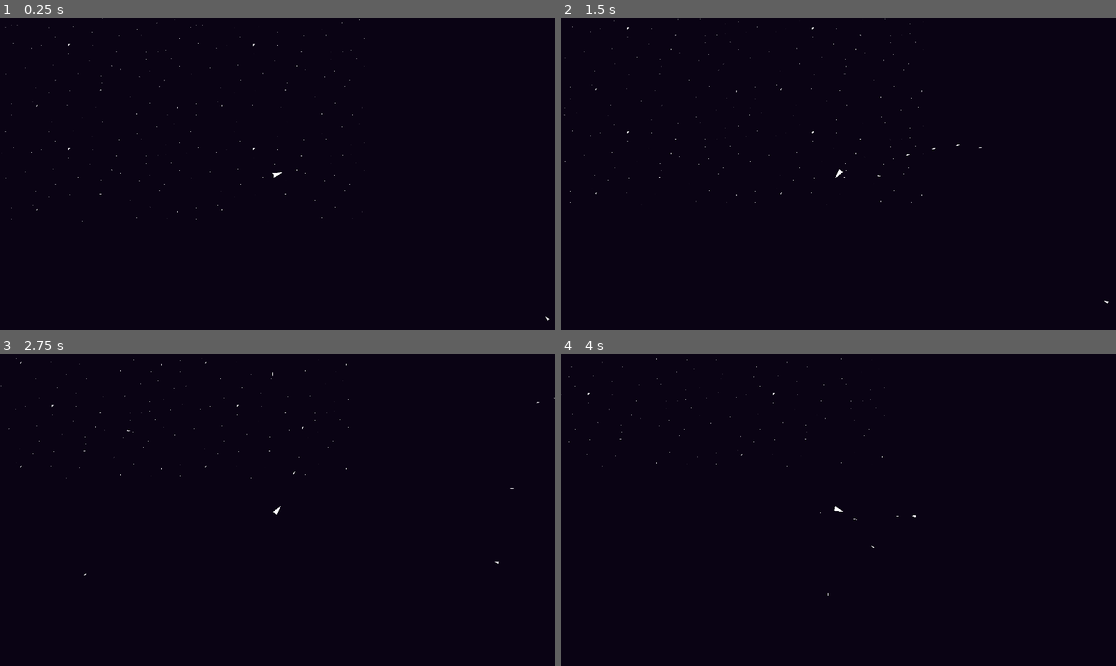
Above: before the commit, frames 1-4 (two rows, left to right).
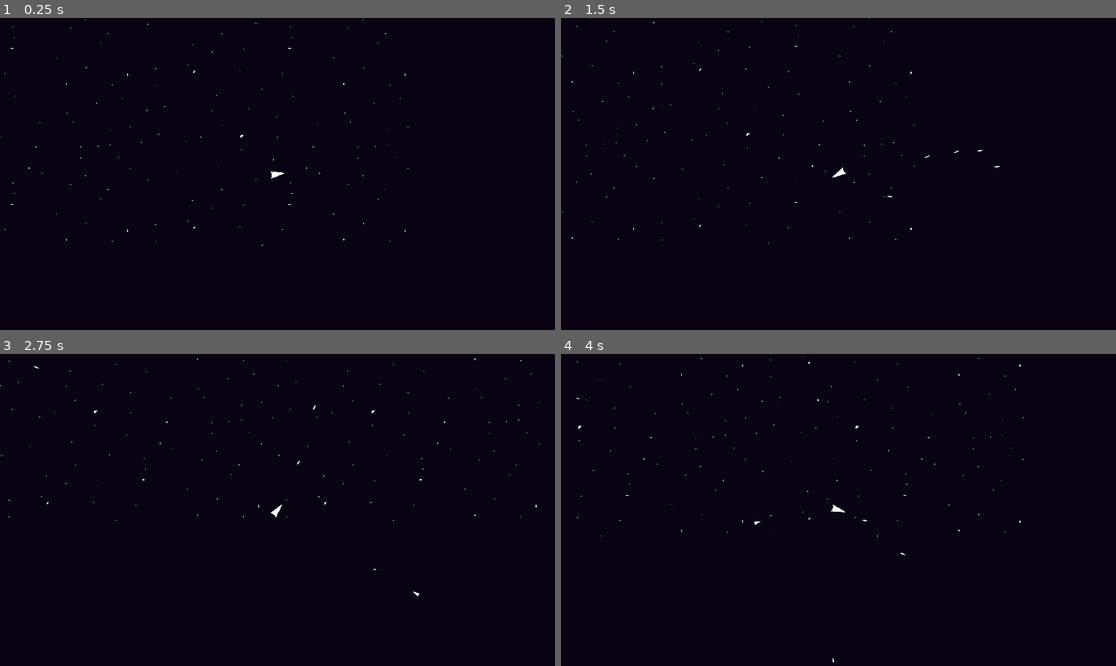
Above: after the commit, the same moments.

Repository: BloopHD/IntoTheVoid
Game: Godot game, scene res://scenes/world/world.tscn
Two runs of this game, one before a commit and one after it. Both use one fixed random seed, a clock stepped at 60 frames per second and the inputs below.
Inputs (mouse positions are in pixels of both pictures, inside the frame that each line leads up to):
- Up to frame 1 (0.25 s): no input
- Up to frame 2 (1.5 s): move the mouse to (960, 158) at 0.52 s; press the mouse at (960, 158) at 0.53 s; hold D (right, bound only before the commit) 0.53-1.28 s; right-click (960, 158) at 0.8 s; move the mouse to (727, 189) at 1.27 s; release the mouse at (727, 189) at 1.28 s; hold S (backward, bound only before the commit) from 1.28 s (still down); right-click (727, 189) at 1.35 s
- Up to frame 3 (2.75 s): click (166, 525) at 1.55 s; move the mouse to (333, 441) at 2.02 s; release S (backward, bound only before the commit) at 2.03 s; press the mouse at (333, 441) at 2.03 s; hold D (right, bound only before the commit) from 2.03 s (still down); right-click (333, 441) at 2.3 s
- Up to frame 4 (4 s): move the mouse to (810, 572) at 2.77 s; release D (right, bound only before the commit) at 2.78 s; release the mouse at (810, 572) at 2.78 s; hold W (forward, bound only before the commit) 2.78-3.53 s; right-click (810, 572) at 2.85 s; click (810, 572) at 3.05 s; move the mouse to (1005, 556) at 3.52 s; press the mouse at (1005, 556) at 3.53 s; hold A (left, bound only before the commit) from 3.53 s (still down); right-click (1005, 556) at 3.8 s

The runs differ from the first frame. In frame 1, 0.2% of the frame differs, in the area x 0-99%, y 0-98%; in frame 2, 0.2%, in the area x 0-99%, y 0-92%; in frame 3, 0.2%; in frame 4, 0.2%.

Commit message:
Player Movement Feeling GOOD.
Player Movement functions have all been updated to use lerp functions.

Controller support added.
- Player will now face the direction they are moving if the right stick is not being used.

Finally feels good!

Next Ideas:
Player Health & Shield
Enemy Health & Shield

Diff:
--- a/project.godot
+++ b/project.godot
@@ -29,6 +29,7 @@
 "primary action"={
 "deadzone": 0.5,
 "events": [Object(InputEventMouseButton,"resource_local_to_scene":false,"resource_name":"","device":-1,"window_id":0,"a …(256 unchanged characters)…
+, Object(InputEventJoypadMotion,"resource_local_to_scene":false,"resource_name":"","device":-1,"axis":5,"axis_value":1.0,"script":null)
 ]
 }
 "secondary action"={
@@ -36,33 +37,49 @@
 "events": [Object(InputEventMouseButton,"resource_local_to_scene":false,"resource_name":"","device":-1,"window_id":0,"a …(258 unchanged characters)…
 ]
 }
-forward={
+move_up={
 "deadzone": 0.5,
 "events": [Object(InputEventKey,"resource_local_to_scene":false,"resource_name":"","device":-1,"window_id":0,"alt_press …(192 unchanged characters)…
 , Object(InputEventJoypadMotion,"resource_local_to_scene":false,"resource_name":"","device":-1,"axis":1,"axis_value":-1.0,"script":null)
 ]
 }
-backward={
+move_down={
 "deadzone": 0.5,
 "events": [Object(InputEventKey,"resource_local_to_scene":false,"resource_name":"","device":-1,"window_id":0,"alt_press …(192 unchanged characters)…
 , null, Object(InputEventJoypadMotion,"resource_local_to_scene":false,"resource_name":"","device":-1,"axis":1,"axis_value":1.0,"script":null)
 ]
 }
-right={
+move_right={
 "deadzone": 0.5,
 "events": [Object(InputEventKey,"resource_local_to_scene":false,"resource_name":"","device":-1,"window_id":0,"alt_press …(192 unchanged characters)…
 , Object(InputEventJoypadMotion,"resource_local_to_scene":false,"resource_name":"","device":-1,"axis":0,"axis_value":1.0,"script":null)
 ]
 }
-left={
+move_left={
 "deadzone": 0.5,
 "events": [Object(InputEventKey,"resource_local_to_scene":false,"resource_name":"","device":-1,"window_id":0,"alt_press …(191 unchanged characters)…
 , Object(InputEventJoypadMotion,"resource_local_to_scene":false,"resource_name":"","device":-1,"axis":0,"axis_value":-1.0,"script":null)
 ]
 }
-right_axis={
+aim_up={
 "deadzone": 0.5,
-"events": []
+"events": [Object(InputEventJoypadMotion,"resource_local_to_scene":false,"resource_name":"","device":-1,"axis":3,"axis_value":-1.0,"script":null)
+]
+}
+aim_down={
+"deadzone": 0.5,
+"events": [Object(InputEventJoypadMotion,"resource_local_to_scene":false,"resource_name":"","device":-1,"axis":3,"axis_value":1.0,"script":null)
+]
+}
+aim_right={
+"deadzone": 0.5,
+"events": [Object(InputEventJoypadMotion,"resource_local_to_scene":false,"resource_name":"","device":-1,"axis":2,"axis_value":1.0,"script":null)
+]
+}
+aim_left={
+"deadzone": 0.5,
+"events": [Object(InputEventJoypadMotion,"resource_local_to_scene":false,"resource_name":"","device":-1,"axis":2,"axis_value":-1.0,"script":null)
+]
 }
 
 [layer_names]
--- a/scenes/crosshairs/crosshair.tscn
+++ b/scenes/crosshairs/crosshair.tscn
@@ -7,4 +7,5 @@
 script = ExtResource("1_bgqtx")
 
 [node name="Sprite2D" type="Sprite2D" parent="."]
+scale = Vector2(2, 2)
 texture = ExtResource("1_bwtqj")
--- a/scenes/laser/laser.gd
+++ b/scenes/laser/laser.gd
@@ -9,15 +9,15 @@
 
 var force_direction: Vector2 = Vector2()
 
-var curr_speed: float:
+var player_speed: float:
 	set(value):
-		curr_speed = value
+		player_speed = value
 
 
 func _physics_process(delta) -> void:
 
 	force_direction = movement_vector.rotated(rotation)
-	global_position += force_direction * (speed + curr_speed) * delta
+	global_position += force_direction * (speed + player_speed) * delta
 
 
 func _on_body_entered(body:Node2D) -> void:
--- a/scenes/player/player.gd
+++ b/scenes/player/player.gd
@@ -2,43 +2,103 @@
 
 signal laser_shot(laser)
 
-@export var max_speed: int = 500
-@export var rotation_speed: int = 250
-@export var reverse_speed_multiplier: float = 0.75
-@export var strafe_speed_multiplier: float = 0.75
-@export var accel: int = 500
-@export var friction: int = 100
+@export var forward_speed: int = 1000
+@export var reverse_and_strafe_speed: int = 750
+@export var rotational_speed: float = 150
+@export var rotational_accel: float = 15
+@export var forward_accel: float = 75
+@export var reverse_and_strafe_accel: float = 65
+@export var friction: float = 50
 
-
-@onready var muzzle: Marker2D = $LaserMarkers/LaserMarker
+@onready var Muzzle: Marker2D = $LaserMarkers/LaserMarker
+@onready var Crosshair: Node = $Crosshair
 
 var laser_scene: PackedScene = preload("res://scenes/laser/laser.tscn")
 
 const NINETY_DEGREES: int = 90
 const NINETY_DEGREES_RAD: float = 1.5708
 const FULL_SPEED_MULTI: float = 1.0
+const ONE_HUNDRED: int = 100
+
+var move_vector: Vector2 = Vector2.ZERO
+var aim_vector: Vector2 = Vector2.ZERO
 
 var using_m_and_k: bool = false
 var can_shoot: bool = true
+
+var previous_aim_vector: Vector2 = Vector2.ZERO
 
 var curr_speed: float:
 	get:
 		return velocity.length()
 
+
 func _input(event: InputEvent) -> void:
-	check_input_type(event)
+
+	set_input_type(event)
+
 
 func _process(_delta) -> void:
 
-	check_input()
+	check_for_input()
 
 
-func _physics_process(delta) -> void:
+func _physics_process(delta: float) -> void:
 
 	player_movement(delta)
-	#player_move(delta)
+	player_rotation(get_player_rotation_angle())
+#	handle_crosshair(delta)
+	print(curr_speed)
 
-func check_input_type(event: InputEvent) -> void:
+
+# Movment function.
+func player_movement(delta: float) -> void:
+
+	var current_forward_angle: float = rad_to_deg(move_vector.angle_to(aim_vector))
+	var forward_angle_max: float = 30
+
+	# If the player is moving.
+	if move_vector > Vector2.ZERO || move_vector < Vector2.ZERO:
+		if current_forward_angle < forward_angle_max && current_forward_angle > -forward_angle_max:
+			# Moving the direction player is facing.
+			velocity = lerp(velocity, move_vector * forward_speed, delta * forward_accel / ONE_HUNDRED)
+		else:
+			# Moving sideways or backwards.
+			velocity = lerp(velocity, move_vector * reverse_and_strafe_speed, delta * reverse_and_strafe_accel / ONE_HUNDRED)
+	else:
+		# Slowing player down.
+		velocity = lerp(velocity, Vector2.ZERO, delta * friction / ONE_HUNDRED)
+
+	move_and_slide()
+
+
+# This function rotates the player.
+func player_rotation(angle: float) -> void:
+
+	print(rotational_speed/ONE_HUNDRED)
+	rotation_degrees = rad_to_deg(lerp_angle(global_rotation, angle, rotational_accel / ONE_HUNDRED))
+
+
+# This function gets the angle the player is facing.
+func get_player_rotation_angle() -> float:
+
+	var angle: float = 0.0
+
+	# If the player is aiming, use the aim vector to determine the direction the player faces.
+	if aim_vector != Vector2.ZERO:
+		angle = aim_vector.angle() + NINETY_DEGREES_RAD
+		# If the player is not aiming but moving, use the move vector to determine the direction the player faces.
+	elif move_vector != Vector2.ZERO:
+		angle = move_vector.angle() + NINETY_DEGREES_RAD
+	# If the player is not moving or aiming, use the previous aim vector to determine the direction the player faces.
+	else:
+		angle = previous_aim_vector.angle() + NINETY_DEGREES_RAD
+
+	return angle
+
+
+# This function checks the type of input the player is using.
+func set_input_type(event: InputEvent) -> void:
 
 	if event is InputEventMouseMotion or event is InputEventMouseButton:
 		using_m_and_k = true
@@ -46,176 +106,78 @@
 	if event is InputEventJoypadMotion or event is InputEventJoypadButton:
 		using_m_and_k = false
 
-func check_input() -> void:
+
+# This function checks for player game input.
+func check_for_input() -> void:
+
+	check_for_weapons_fired()
+	move_vector = get_move_input()
+	aim_vector = get_aim_input()
+	save_aim_vector()
+
+
+# This function saves the current aim vevtor or move vector to allow us to keep the player
+# facing the same direction when they stop moving.
+func save_aim_vector() -> void:
+
+	# If the player is aiming, save the aim vector.
+	if aim_vector != Vector2.ZERO:
+		previous_aim_vector = aim_vector
+		# If the player is not aiming but moving, save the move vector.
+	elif move_vector != Vector2.ZERO:
+		previous_aim_vector = move_vector
+
+
+# This function checks if the player has fired a weapon.
+func check_for_weapons_fired() -> void:
 
 	if Input.is_action_pressed("primary action") and can_shoot:
-
 		shoot_laser()
 		can_shoot = false
 		$LaserTimer.start()
 
 	elif Input.is_action_pressed("secondary action"):
 		pass
-		#print("boom")
+	#print("boom")
 
 
-func get_thrust() -> float:
+# This function gets the move input from the player.
+func get_move_input() -> Vector2:
 
-	var thrust: float = Input.get_action_strength("forward")
-
-	var thrust_all: Vector2 = Input.get_vector("left", "right", "backward", "forward")
-
-	print(thrust_all)
-
-	return thrust
-
-func get_movement() -> Vector2:
-
-	return Input.get_vector("left", "right", "forward", "backward")
+	return Input.get_vector("move_left", "move_right", "move_up", "move_down")
 
 
-# View based movment function
-func player_movement(delta) -> void:
+# This function gets the aim input from the player.
+func get_aim_input() -> Vector2:
 
-	var input_vector: Vector2 = get_movement()
-	var look_dir: Vector2 = player_rotation()
+	var aim_input: Vector2 = Vector2.ZERO
 
-	input_vector.y = -input_vector.y
+	# If the player is using a mouse and keyboard, get the aim input from the mouse position.
+	if using_m_and_k:
+		aim_input = (get_global_mouse_position() - position).normalized()
+		# If the player is using a controller, get the aim input from the controller.
+	else:
+		aim_input = Input.get_vector("aim_left", "aim_right", "aim_up", "aim_down")
 
-	var thrust: float = input_vector.y
-	var strafe: float = input_vector.x
-
-	# Thrusting
-	if thrust >= 0.001:
-		var new_velocity: Vector2 = velocity
-		velocity = activate_thrusters(delta, thrust, Vector2(0,-1), new_velocity, FULL_SPEED_MULTI)
-
-	elif thrust <= -0.001:
-		var new_velocity: Vector2 = velocity
-		new_velocity = activate_thrusters(delta, thrust, Vector2(0,-1), new_velocity, reverse_speed_multiplier)
-
-		if new_velocity.length() > velocity.length():
-			velocity = new_velocity
-
-		else:
-			print("here")
-			deactivate_thrusters(delta)
-
-	else:
-		deactivate_thrusters(delta)
-
-	# Strafing
-	if strafe >= 0.001 || strafe <= -0.001:
-		var strafe_power: float = (strafe * accel * delta)
-		var right_left: Vector2 = Vector2(-look_dir.y, look_dir.x)
-		var strafe_velocity: Vector2 = right_left * strafe_power
-		velocity += strafe_velocity.limit_length(max_speed * strafe_speed_multiplier)
-
-	else:
-		deactivate_thrusters(delta)
-
-	move_and_slide()
+	return aim_input
 
 
-# Ship based movement function.
-func player_move(delta) -> void:
+func shoot_laser() -> void:
 
-	var input_vector: Vector2 = get_movement()
-	var look_dir: Vector2 = player_rotation()
-
-	input_vector.y = -input_vector.y
-
-	var thrust: float = input_vector.y
-	var strafe: float = input_vector.x
-
-	# Thrusting
-	if thrust >= 0.001:
-		var new_velocity: Vector2 = velocity
-		velocity = activate_thrusters(delta, thrust, look_dir, new_velocity, FULL_SPEED_MULTI)
-
-	elif thrust <= -0.001:
-		var new_velocity: Vector2 = velocity
-		new_velocity = activate_thrusters(delta, thrust, look_dir, new_velocity, reverse_speed_multiplier)
-
-		if new_velocity.length() > velocity.length():
-			velocity = new_velocity
-
-		else:
-			deactivate_thrusters(delta)
-
-	else:
-		deactivate_thrusters(delta)
-
-	# Strafing
-	if strafe >= 0.001 || strafe <= -0.001:
-		var strafe_power: float = (strafe * accel * delta)
-		var right_left: Vector2 = Vector2(-look_dir.y, look_dir.x)
-		var strafe_velocity: Vector2 = right_left * strafe_power
-		velocity += strafe_velocity.limit_length(max_speed * strafe_speed_multiplier)
-
-	else:
-		deactivate_thrusters(delta)
-
-	move_and_slide()
-
-func activate_thrusters(delta, thrust: float, look_dir: Vector2, new_velocity: Vector2, multiplier: float) ->  Vector2:
-
-	var thrust_power: float = (thrust * accel * delta)
-	var thrust_velocity: Vector2 = look_dir * thrust_power
-
-	new_velocity += thrust_velocity
-	new_velocity = new_velocity.limit_length(max_speed * multiplier)
-
-	return new_velocity
+	var laser: Area2D = laser_scene.instantiate()
+	laser.global_position = Muzzle.global_position
+	laser.rotation = rotation
+	laser.player_speed = curr_speed
+	emit_signal("laser_shot", laser)
 
 
-func deactivate_thrusters(delta) -> void:
+func handle_crosshair(_delta) -> void:
 
-	if curr_speed > (friction * delta):
-		velocity -= velocity.normalized() * (friction * delta)
+	Crosshair.position.y = lerp(Crosshair.position.y, get_local_mouse_position().y, .5)
 
-	else:
-		velocity = Vector2.ZERO
-
-
-
-func player_rotation() -> Vector2:
-
-	var look_dir: Vector2
-
-	# TODO: Allow turning with A & D. And Controller.
-	# var left: float = Input.get_action_strength("left")
-	# var right: float = Input.get_action_strength("right")
-
-	# Keyboard turning controls take priority, so always turn
-	# on keyboard input.
-	# if (left != 0 || right != 0):
-		# TODO: set look_dir to the correct direction.
-		# pass
-
-	# Then, if the mouse has not moved stay the direction
-	# player is currently facing. Or if the mouse has moved,
-	# go ahead and move toward mouse.
-	# elif !Input.get_last_mouse_velocity():
-	# 	look_dir = (get_global_mouse_position() - position).normalized()
-	# 	print(look_dir)
-
-	look_dir = (get_global_mouse_position() - position).normalized()
-	var angle: float = look_dir.angle() + NINETY_DEGREES_RAD
-	rotation_degrees = rad_to_deg(lerp_angle(global_rotation, angle, .1))
-
-	return look_dir
+	return
 
 
 func _on_timer_timeout() -> void:
 
 	can_shoot = true
-
-
-func shoot_laser() -> void:
-
-	var laser: Area2D = laser_scene.instantiate()
-	laser.global_position = muzzle.global_position
-	laser.rotation = rotation
-	laser.curr_speed = curr_speed
-	emit_signal("laser_shot", laser)
--- a/scenes/player/player.tscn
+++ b/scenes/player/player.tscn
@@ -12,8 +12,6 @@
 collision_mask = 42
 motion_mode = 1
 script = ExtResource("1_pf1yp")
-max_speed = 1000
-friction = 250
 
 [node name="CollisionShape2D" type="CollisionShape2D" parent="."]
 shape = SubResource("CapsuleShape2D_2v2iu")
@@ -28,6 +26,8 @@
 one_shot = true
 
 [node name="Crosshair" parent="." instance=ExtResource("3_7ao8m")]
+visible = false
+position = Vector2(0, -250)
 
 [node name="LaserMarkers" type="Node2D" parent="."]
 
--- a/scenes/world/world.tscn
+++ b/scenes/world/world.tscn
@@ -12,9 +12,10 @@
 
 [node name="Player" parent="." instance=ExtResource("1_e5wuh")]
 position = Vector2(640, 380)
+rotational_speed = 1.0
 
 [node name="Camera2D" type="Camera2D" parent="Player"]
-zoom = Vector2(0.5, 0.5)
+zoom = Vector2(0.75, 0.75)
 
 [node name="Projectiles" type="Node2D" parent="."]
 
Not shown: 1 places in scenes/world/world.tscn that only renumber resources
